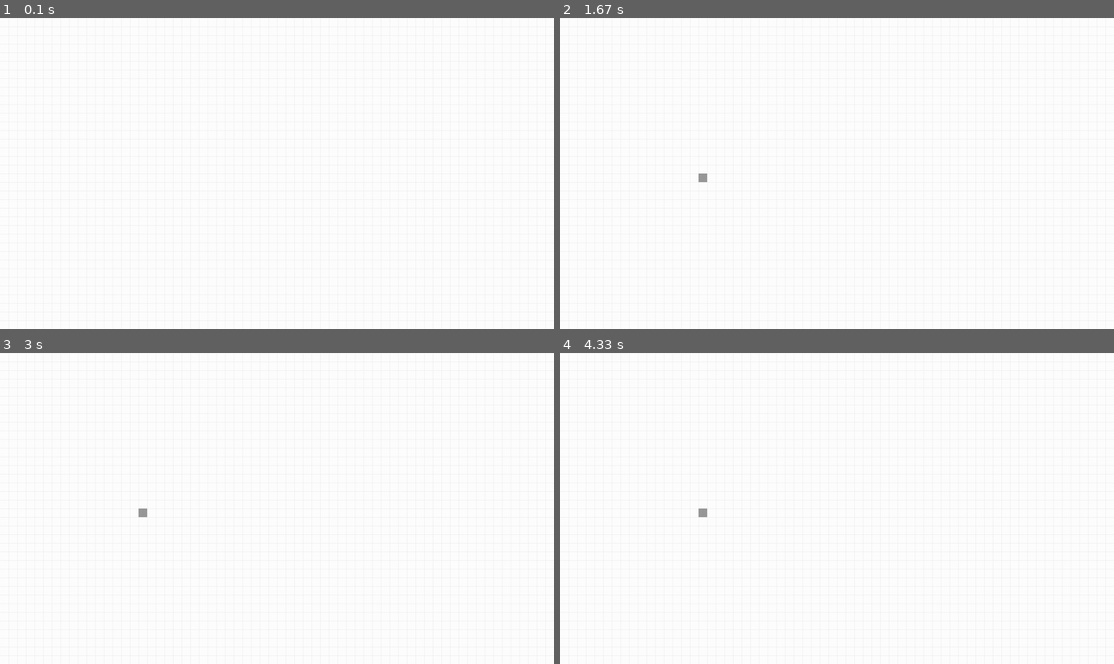
Above: before the commit, frames 1-4 (two rows, left to right).
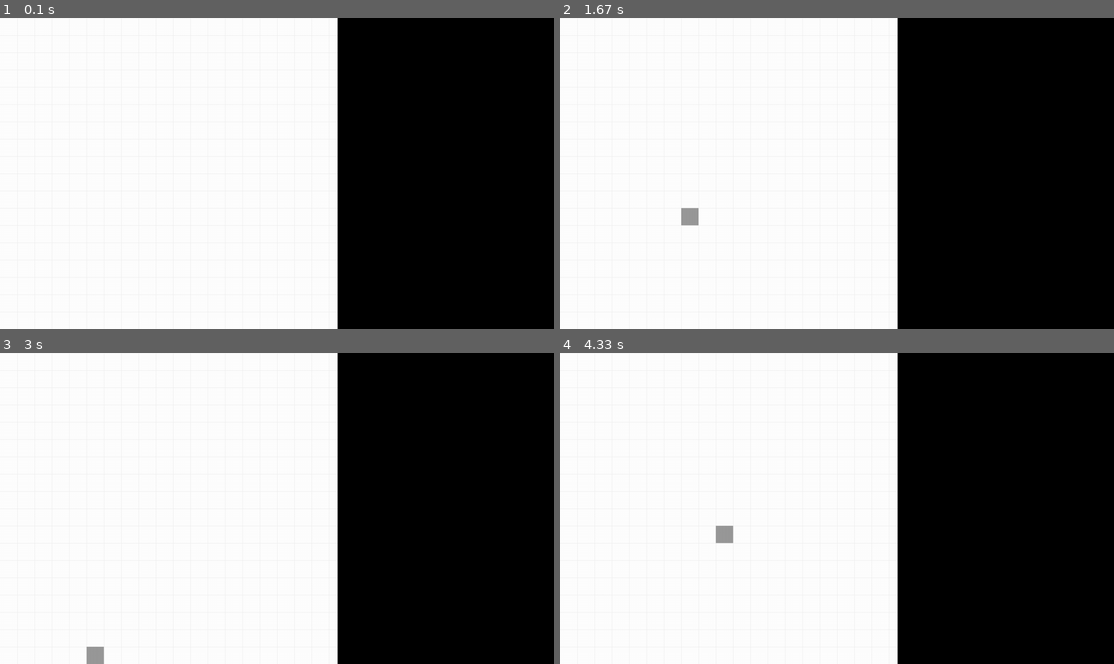
Above: after the commit, the same moments.

Repository: SchArthur/py_game_of_life
Game: pygame game, started from life.py
The game is run twice, just before and just after one commit, with the same random seed, the same clock (stepped at 60 frames per second) and the same inputs.
Inputs (mouse positions are in pixels of both pictures, inside the frame that each line leads up to):
- Up to frame 1 (0.1 s): no input
- Up to frame 2 (1.67 s): tap Space at 0.33 s; press the mouse at (704, 176) at 0.7 s; move the mouse to (798, 207) at 0.8 s; release the mouse at (892, 241) at 0.93 s; hold Z 1-1.47 s; hold Right 1-1.47 s; move the mouse to (665, 126) at 1.03 s; hold Q from 1.5 s (still down); hold Right from 1.5 s (still down); tap Z at 1.57 s
- Up to frame 3 (3 s): tap Z at 1.87, 2.07, 2.37, 2.57, 2.9 s; release Q at 1.97 s; release Right at 1.97 s; hold D 2-2.47 s; hold Up 2.5-2.8 s; hold D from 2.83 s (still down)
- Up to frame 4 (4.33 s): tap Z at 3.2, 4.07 s; release D at 3.3 s; tap Space at 3.33 s; press the mouse at (704, 511) at 3.7 s; move the mouse to (842, 533) at 3.8 s; release the mouse at (981, 558) at 3.93 s; hold Left from 4 s (still down); move the mouse to (759, 443) at 4.03 s

The runs differ from the first frame. In frame 1, 39% of the frame differs, in the area x 60-100%, y 0-100%; in frame 2, 39%, in the area x 21-100%, y 0-100%; in frame 3, 39%; in frame 4, 39%.

Commit message:
ajout des deplacement de camera

Diff:
--- a/cell.py
+++ b/cell.py
@@ -15,9 +15,9 @@
             self.cell_dict[key] = newCell((coords[0],coords[1]), False)
             self.cell_dict[key].isAlive = True
 
-    def drawAll(self, screen, tileSize, color = '#999999'):
+    def drawAll(self, screen, tileSize, offset, color = '#999999'):
         for key in self.cell_dict:
-            self.cell_dict[key].draw(screen, tileSize, color)
+            self.cell_dict[key].draw(screen, tileSize, offset, color)
 
     def UpdateAll(self):
         key_del = []
@@ -84,9 +84,9 @@
         self.coords = coords
         self.isAlive = isAlive
 
-    def draw(self, screen, tileSize, color = '#111111'):
+    def draw(self, screen, tileSize, offset, color = '#111111'):
         if self.isAlive:
-            cell_rect = pygame.Rect(self.coords[0]*tileSize, self.coords[1]*tileSize, tileSize, tileSize)
+            cell_rect = pygame.Rect((self.coords[0]+offset[0])*tileSize, (self.coords[1]+offset[1])*tileSize, tileSize, tileSize)
             pygame.draw.rect(screen, color, cell_rect)
 
     def getCoords(self):
--- a/life.py
+++ b/life.py
@@ -7,14 +7,19 @@
 CLICK -> place une cellule
 SPACEBAR -> lance la simulation
 A -> avance d'une frame
+ZQSD/ARROWS -> deplacer la camera
 """
 
-menu_width = 0
+menu_width = 500
+
+min_tilesize = 10
+max_tilesize = 40
 
 class newGame:
     def __init__(self, gameSpeed = 100) -> None:
         pygame.init()
-        self.tilesize = 20
+        self.tilesize = max_tilesize
+        self.grid_offset = [0,0]
         self.screen_width = pygame.display.get_desktop_sizes()[0][0]
         self.screen_height = pygame.display.get_desktop_sizes()[0][1]
         self.game_width = self.screen_width - menu_width
@@ -43,18 +48,30 @@
                         self.autoPlay = not self.autoPlay
                     if event.key == pygame.K_r:
                         print(self.CellGrid.returnDict())
+                    if event.key == pygame.K_z or event.key == pygame.K_UP:
+                        self.grid_offset[1] += 1
+                    elif event.key == pygame.K_s or event.key == pygame.K_DOWN:
+                        self.grid_offset[1] -= 1
+                    elif event.key == pygame.K_q or event.key == pygame.K_LEFT:
+                        self.grid_offset[0] += 1
+                    elif event.key == pygame.K_d or event.key == pygame.K_RIGHT:
+                        self.grid_offset[0] -= 1
+
                 if event.type == pygame.KEYUP:
                     if (event.key == pygame.K_a) and not self.autoPlay:
                         self.CellGrid.UpdateAll()
                 if event.type == pygame.MOUSEWHEEL:
                     self.tilesize += event.y
+                    if self.tilesize < min_tilesize:
+                        self.tilesize = min_tilesize
+                    elif self.tilesize > max_tilesize:
+                        self.tilesize = max_tilesize
                 if event.type == pygame.MOUSEBUTTONDOWN:
                     if pygame.mouse.get_pressed()[0] :
                         pos = pygame.mouse.get_pos()
                         if game_surface.get_rect().collidepoint(pos):
                             self.autoPlay = False
-                            mouse_click_coords = (pos[0]//self.tilesize,pos[1]//self.tilesize)
-                            cell_key = str(str(mouse_click_coords[0]) + ',' + str(mouse_click_coords[1]))
+                            mouse_click_coords = ((pos[0]//self.tilesize)-self.grid_offset[0],(pos[1]//self.tilesize)-self.grid_offset[1])
                             self.CellGrid.appendCell(mouse_click_coords)
 
             # AUTOPLAY
@@ -70,7 +87,7 @@
             # GAME RENDER
             game_surface.fill("white")
             self.grd.draw(game_surface, self.tilesize)
-            self.CellGrid.drawAll(game_surface, self.tilesize, self.cell_color)
+            self.CellGrid.drawAll(game_surface, self.tilesize, self.grid_offset, self.cell_color)
 
             # flip() the display to put your work on screen
             pygame.Surface.blit(screen,game_surface,(0,0),game_surface.get_rect())
